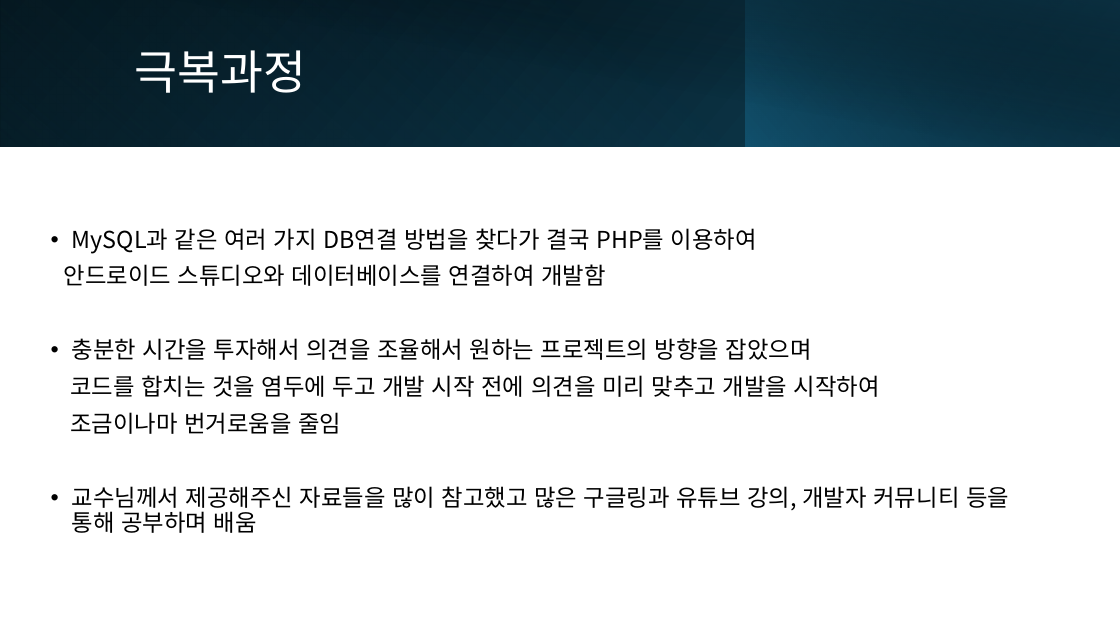
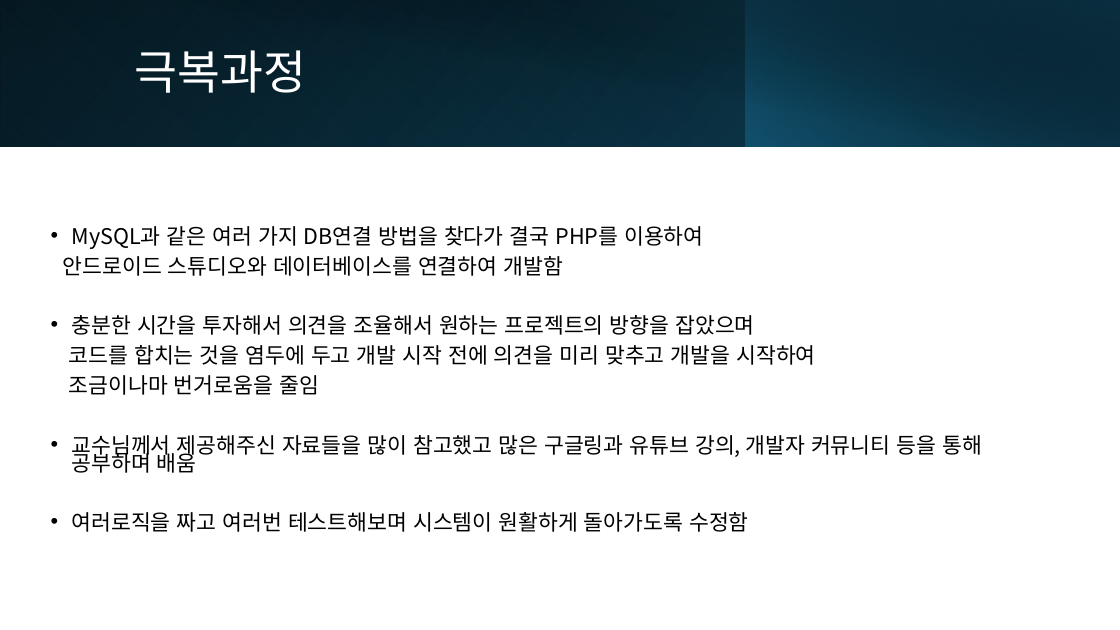
Before and after one commit to kjunh972/TBFG, a slide deck: slide 10 of doc/TBFG 모바일 프로젝트.pptx. Drawn at 1120x630 pixels with LibreOffice and Linux fonts; fonts in the diff are those of the drawing. Boxes give left, top, right and bottom in pixels: in the first picture for what was removed or moved away, otherwise in the second. Text is boxed around its words. In the diff, an @@ line names an element or a change of style, - is before the commit and + after.

Commit message:
모바일 프로그래밍 발표자료2

```diff
--- a/doc/TBFG 모바일 프로젝트.pptx
+++ b/doc/TBFG 모바일 프로젝트.pptx
@@ text at (63,226,982,473): size 20 to 18.5 pt in "MySQL과 같은 여러 가지 DB연결 방법을 찾다가 ...", "안드로이드 스튜디오와 데이터베이스를 연결하여 개발함", "충분한 시간을 투자해서 의견을 조율해서 원하는 프로젝트의 ...", "코드를 합치는 것을 염두에 두고 개발 시작 ..." and 2 more places; line spacing 0.9 to 0.7 @@
@@ text at (72,512,749,532): paragraph added @@
+• 여러로직을 짜고 여러번 테스트해보며 시스템이 원활하게 돌아가도록 수정함
```
Also in this commit, not shown: 2 other slides changed.
